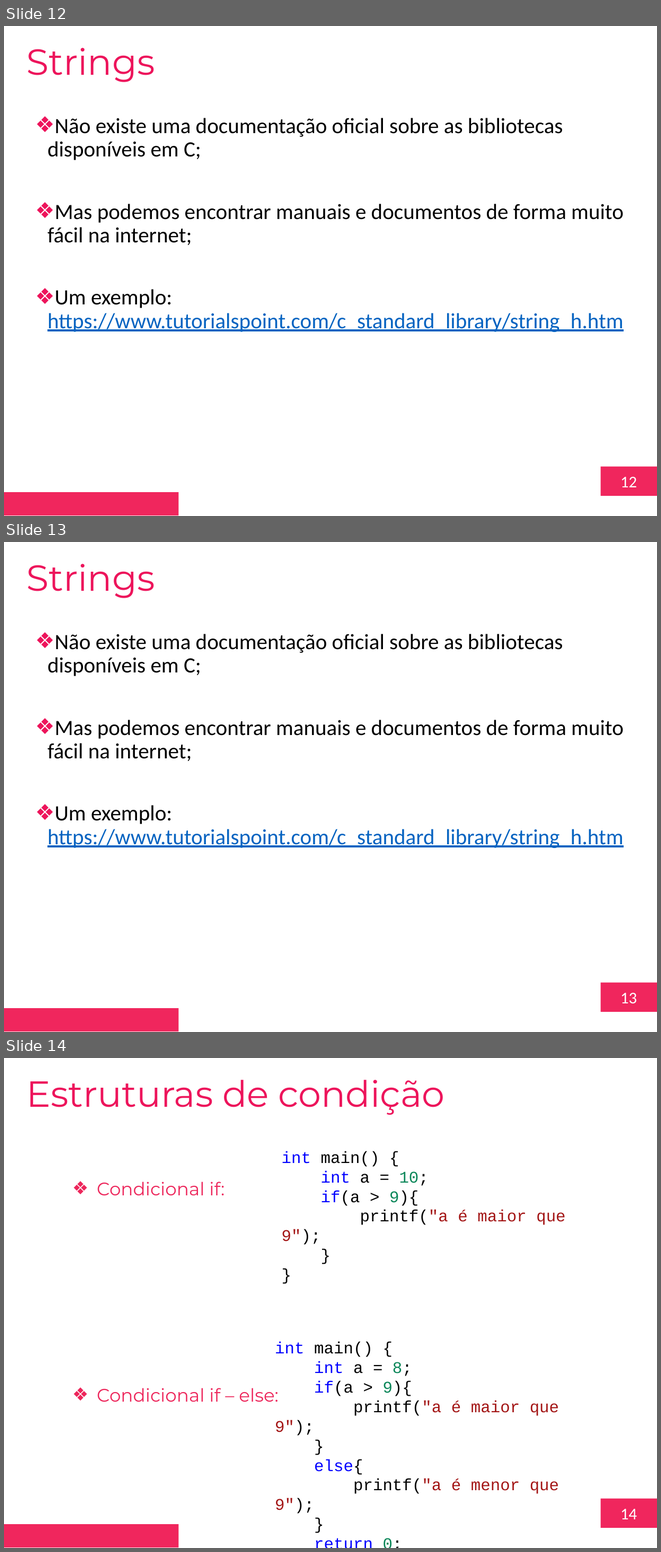
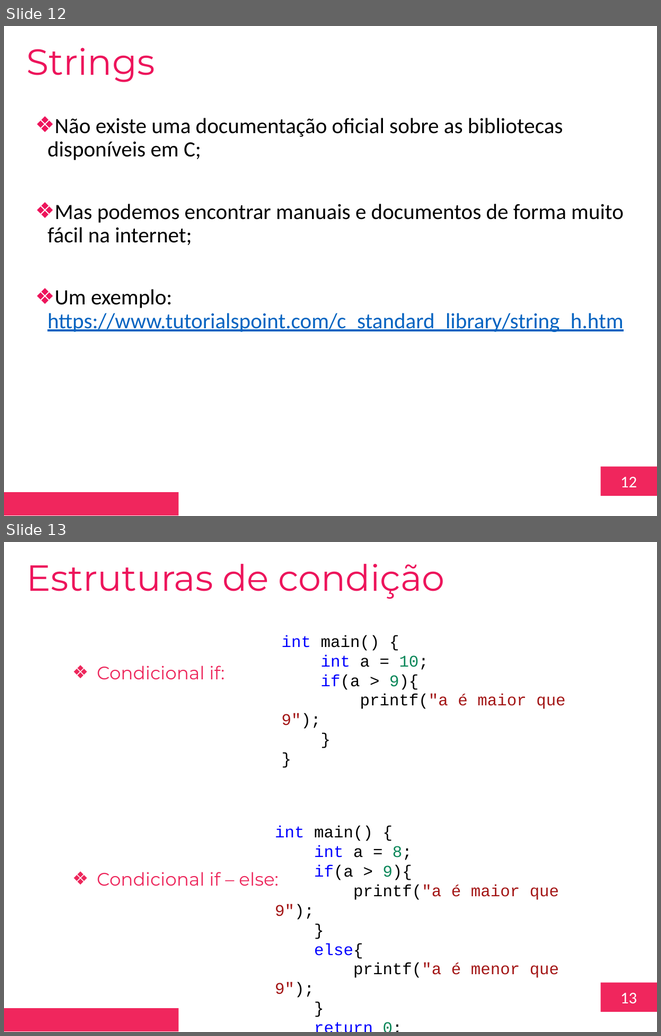
Before and after one commit to toyusan/aula-fiap-edge-computing, a slide deck: Aula 04/2023.03.20 Aula 04 - Interactive Traffic, Chase Effect, Interactive Chase Effect v1.pptx. Shown one above the other, each under a label of ours: slides 12, 13 and 14 before the commit, slides 12 and 13 after it. The pictures are 661x1552 and 661x1036 pixels, drawn with LibreOffice and Linux fonts; fonts in the diff are those of the drawing; background and template pictures are left out. Boxes give left, top, right and bottom in pixels: in the first picture for what was removed or moved away, otherwise in the second. Text is boxed around its words. In the diff, an @@ line names an element or a change of style, - is before the commit and + after.

```diff
--- a/Aula 04/2023.03.20 Aula 04 - Interactive Traffic, Chase Effect, Interactive Chase Effect v1.pptx
+++ b/Aula 04/2023.03.20 Aula 04 - Interactive Traffic, Chase Effect, Interactive Chase Effect v1.pptx
@@ slide 13 removed at (x1=4, y1=542, x2=657, y2=1032), background #FFFFFF; not listed: 2 template elements that a slide beside it also shows @@
@@ text removed at (x1=27, y1=564, x2=155, y2=598) @@
-Strings
@@ text removed at (x1=47, y1=634, x2=624, y2=848) @@
-❖ Não existe uma documentação oficial sobre as bibliotecas disponíveis em C;
-❖ Mas podemos encontrar manuais e documentos de forma muito fácil na internet;
-❖ Um exemplo: https://www.tutorialspoint.com/c_standard_library/string_h.htm
@@ what was slide 14 is now slide 13 @@
@@ page number at (x1=620, y1=992, x2=637, y2=1004): text changed @@
-14
+13
```
Also in this commit, not shown: 3 other files.
